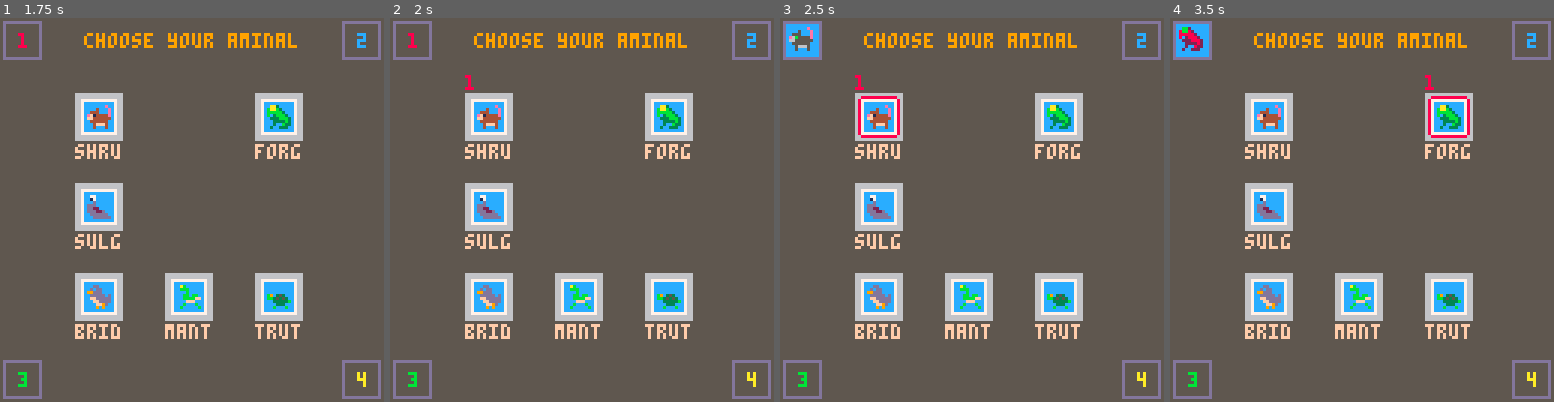
Above: before the commit, frames 1-4 (left to right).
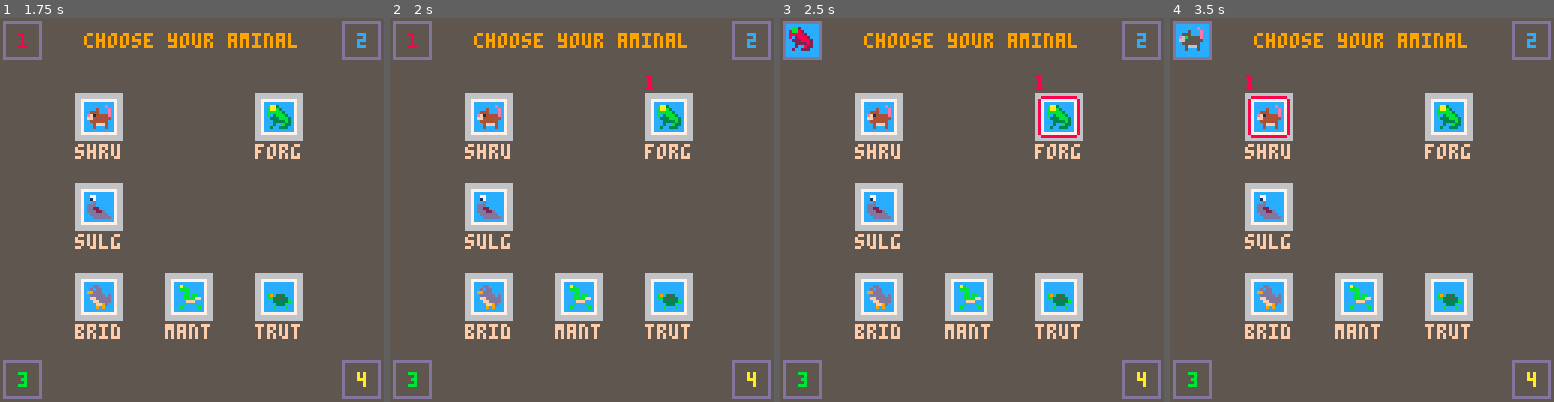
Above: after the commit, the same moments.

Repository: sealgair/aminals
Game: PICO-8 cartridge game.p8
Same seed, same stepped clock (60 frames per second), same inputs: the game is played once before the commit and once after it.
Inputs:
- Up to frame 1 (1.75 s): tap O (Z key) at 0.33, 0.7, 1.43 s; tap X (X key) at 1.07 s
- Up to frame 2 (2 s): hold Left from 1.97 s (still down)
- Up to frame 3 (2.5 s): tap X (X key) at 2.07, 2.4 s; tap O (Z key) at 2.22 s; release Left at 2.37 s; hold Down from 2.42 s (still down)
- Up to frame 4 (3.5 s): tap X (X key) at 2.73, 3.07, 3.4 s; release Down at 2.82 s; hold Right from 2.87 s (still down); tap O (Z key) at 3.1 s

Frame 1 is identical in both runs. In frame 2, 0.1% of the frame differs, in the area x 19-69%, y 14-19%; in frame 3, 1.0%, in the area x 2-79%, y 2-32%; in frame 4, 1.0%.

Commit message:
fix up player select cursor on first move

Diff:
--- a/main.lua
+++ b/main.lua
@@ -116,9 +116,11 @@
     local dy = dpad('y', player-1, true)
     if dx+dy != 0 then
       if (selected == coord(0, 0)) then
-        -- join the game
-        selected.x, selected.y = 1, 1
-      elseif chosen == coord(0, 0) then
+        -- just joining, turn 0 to 1, -1 to 0 (so it wraps)
+        dx = min(dx+1, 1)
+        dy = min(dy+1, 1)
+      end
+      if chosen == coord(0, 0) then
         -- hasn't decided
         repeat
           selected.x = wrap(1, selected.x+dx, 3)
